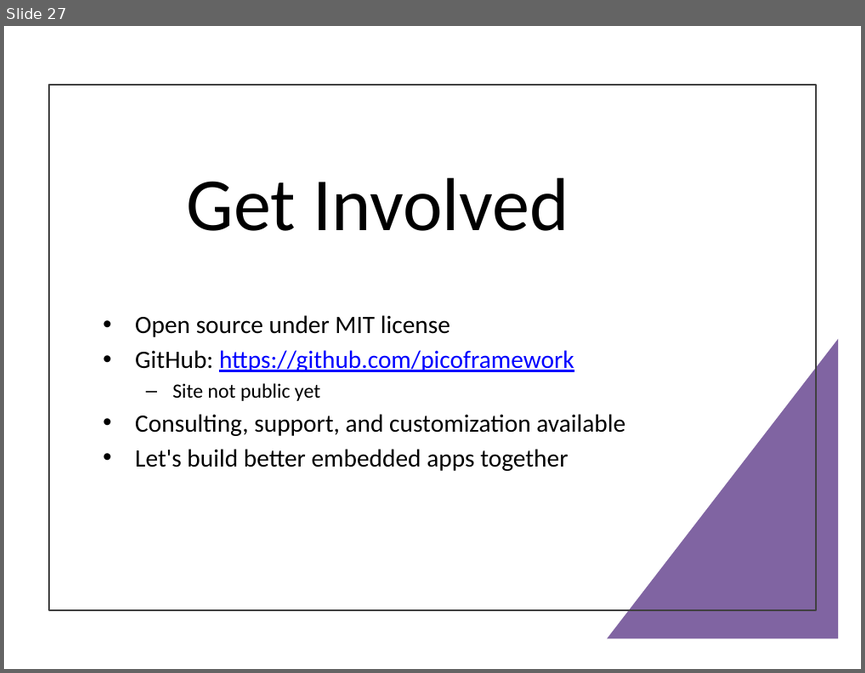
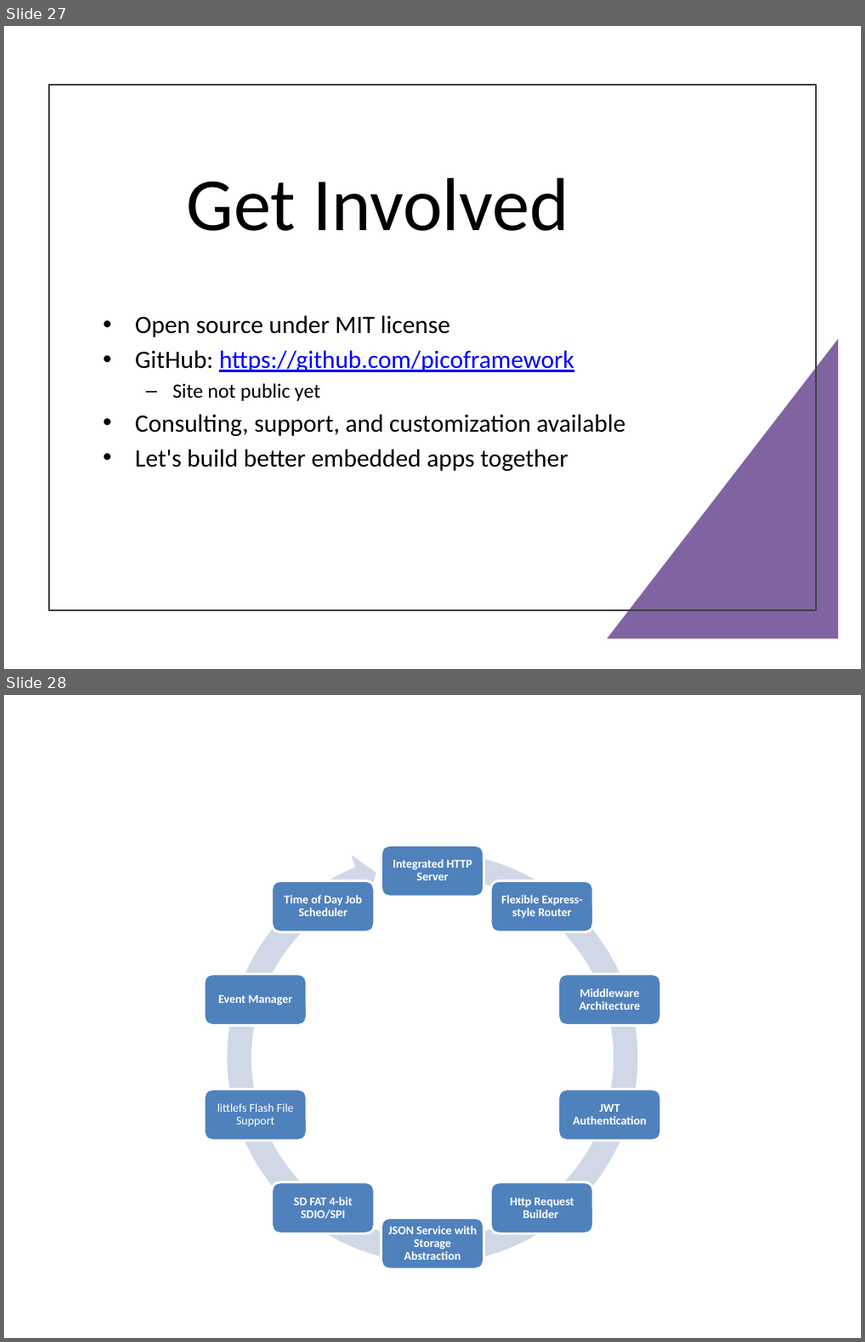
Before and after one commit to Pico-Framework/pico-framework, a slide deck: docs/PicoFramework.pptx. Shown one above the other, each under a label of ours: slide 27 before the commit, slides 27 and 28 after it. The pictures are 865x673 and 865x1342 pixels, drawn with LibreOffice and Linux fonts; fonts in the diff are those of the drawing. Boxes give left, top, right and bottom in pixels: in the first picture for what was removed or moved away, otherwise in the second. Text is boxed around its words. In the diff, an @@ line names an element or a change of style, - is before the commit and + after.

```diff
--- a/docs/PicoFramework.pptx
+++ b/docs/PicoFramework.pptx
@@ slide 28 added at (x1=4, y1=695, x2=861, y2=1338), background #FFFFFF @@
@@ group added at (x1=204, y1=839, x2=661, y2=1276): 10 rounded rectangles, 10 texts, 1 circular arrow @@
+Integrated HTTP Server
+Flexible Express-style Router
+Middleware Architecture
+JWT Authentication
+Http Request Builder
+JSON Service with Storage Abstraction
+SD FAT 4-bit SDIO/SPI
+littlefs Flash File Support
+Event Manager
+Time of Day Job Scheduler
```
Also in this commit, not shown: 2 other files.
